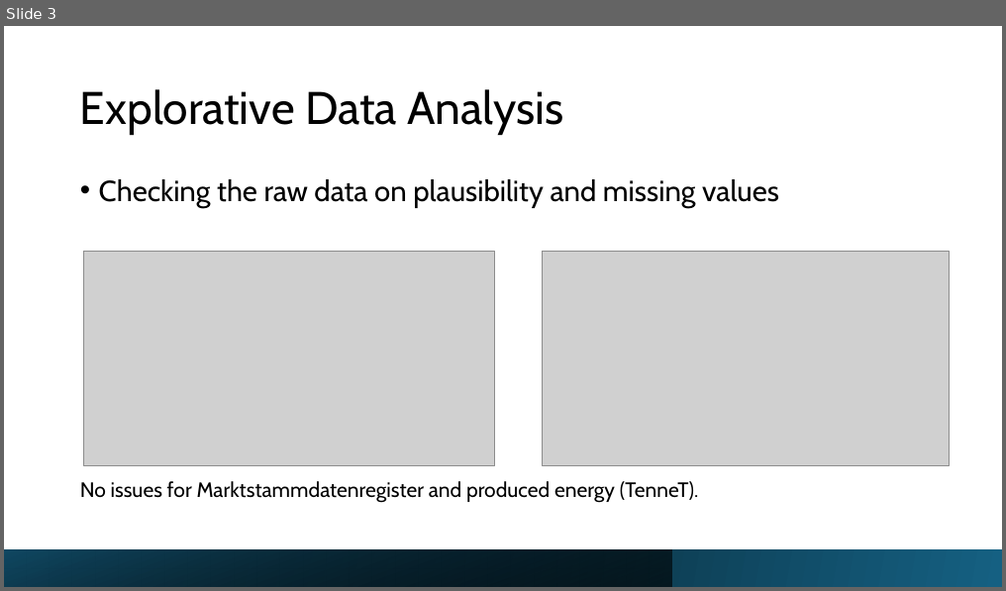
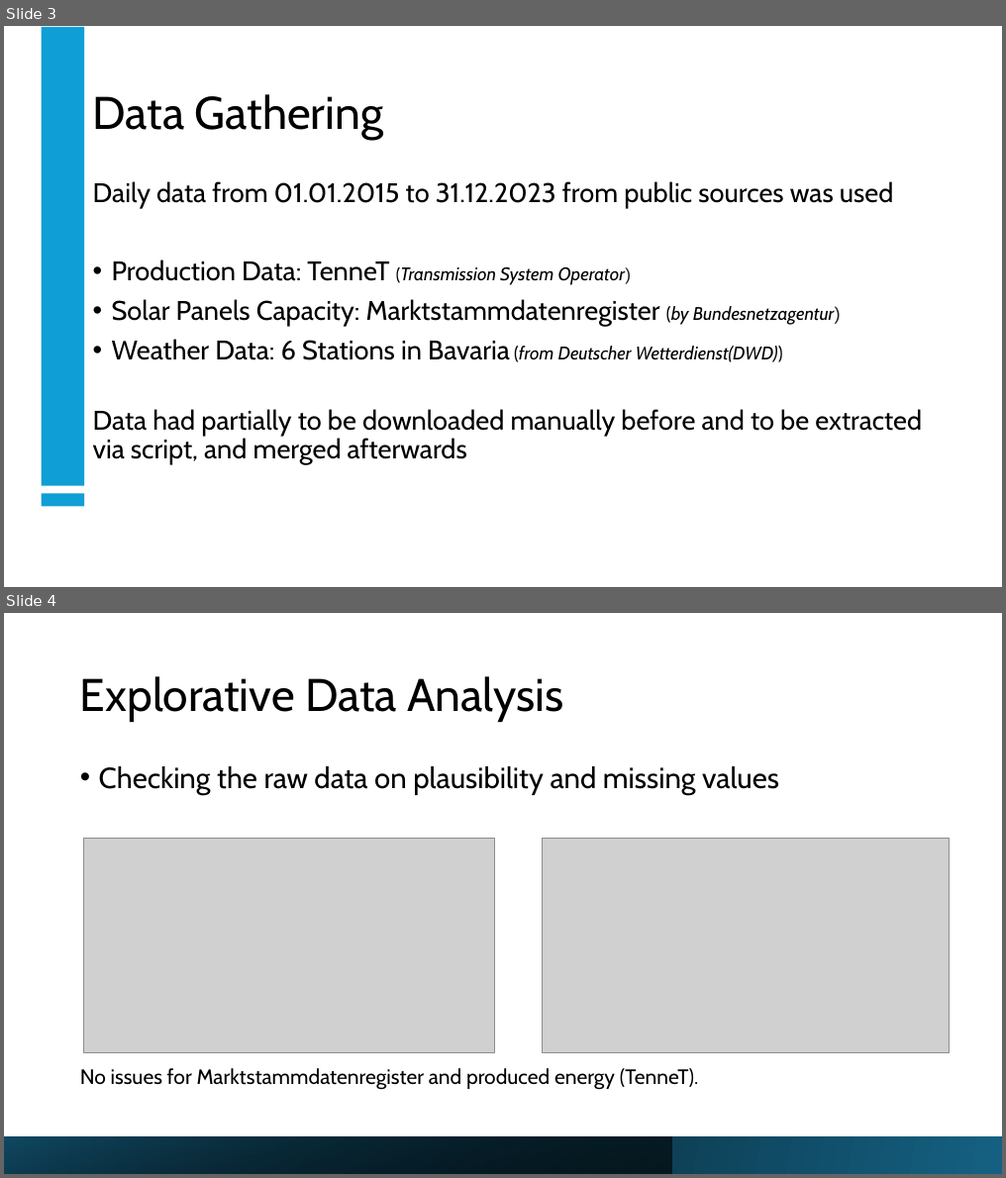
Before and after one commit to raminsdp/Energy_Production_data_repo, a slide deck: Solar_Project_EDA.pptx. Shown one above the other, each under a label of ours: slide 3 before the commit, slides 3 and 4 after it. The pictures are 1006x591 and 1006x1178 pixels, drawn with LibreOffice and Linux fonts; fonts in the diff are those of the drawing; grey boxes stand for pictures. Boxes give left, top, right and bottom in pixels: in the first picture for what was removed or moved away, otherwise in the second. Text is boxed around its words. In the diff, an @@ line names an element or a change of style, - is before the commit and + after.

```diff
--- a/Solar_Project_EDA.pptx
+++ b/Solar_Project_EDA.pptx
@@ slide 3 added at <box>4,26,1002,587</box>, background #FFFFFF @@
@@ rectangle added at <box>41,27,84,486</box>, fill #0F9ED5 @@
@@ title added at <box>93,94,383,140</box>, 44 pt, text #000000 @@
+Data Gathering
@@ text added at <box>93,181,922,465</box>, 25.9 pt, text #000000 @@
+Daily data from 01.01.2015 to 31.12.2023 from public sources was used
+• Production Data: TenneT (Transmission System Operator)
+• Solar Panels Capacity: Marktstammdatenregister (by Bundesnetzagentur)
+• Weather Data: 6 Stations in Bavaria (from Deutscher Wetterdienst(DWD))
+Data had partially to be downloaded manually before and to be extracted via script, and merged afterwards
@@ rectangle added at <box>42,494,85,506</box>, fill #0F9ED5 @@
@@ what was slide 3 is now slide 4 @@
```
Also in this commit, not shown: 3 slides changed, 1 other slide added, 3 other files.
